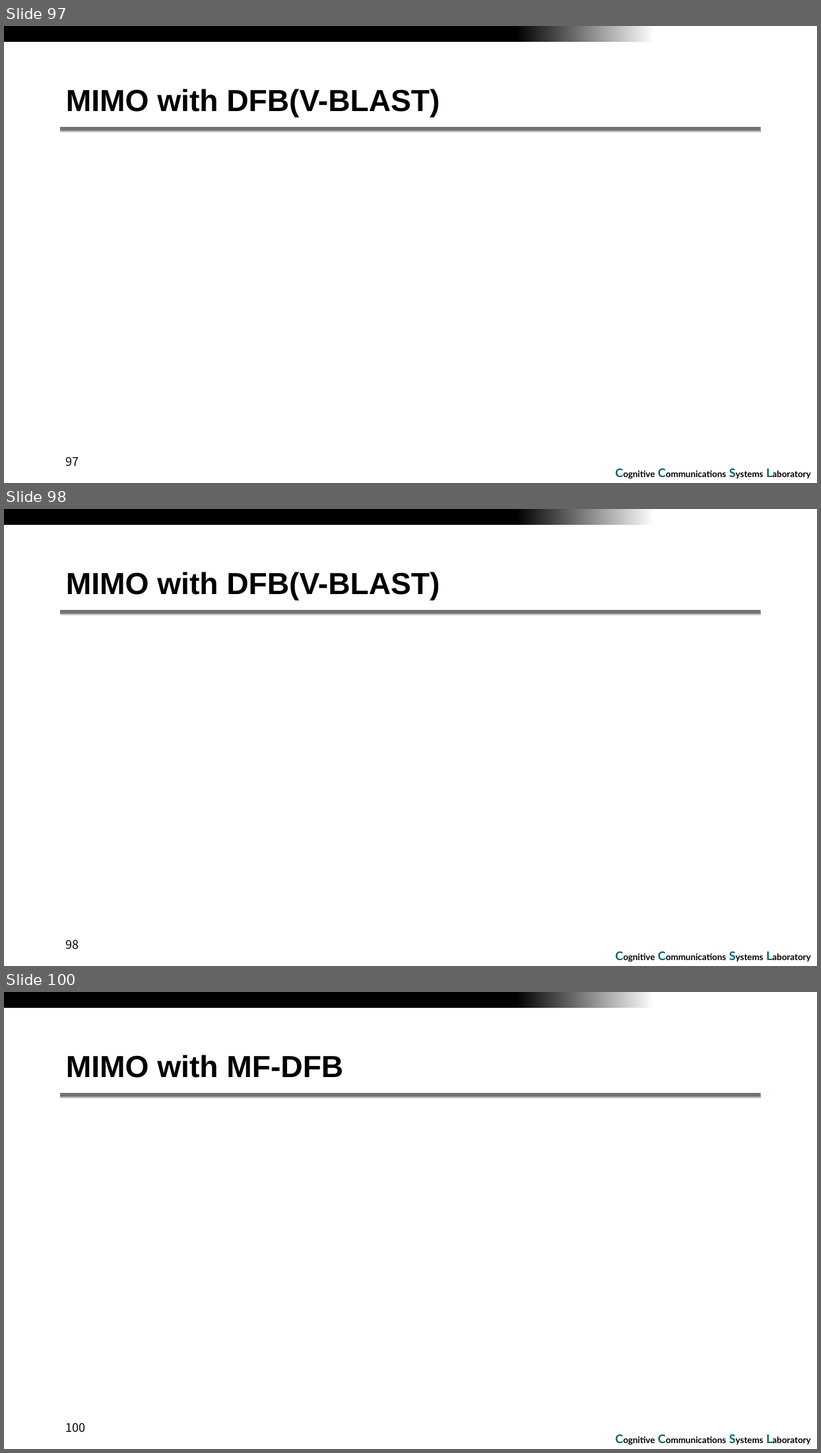
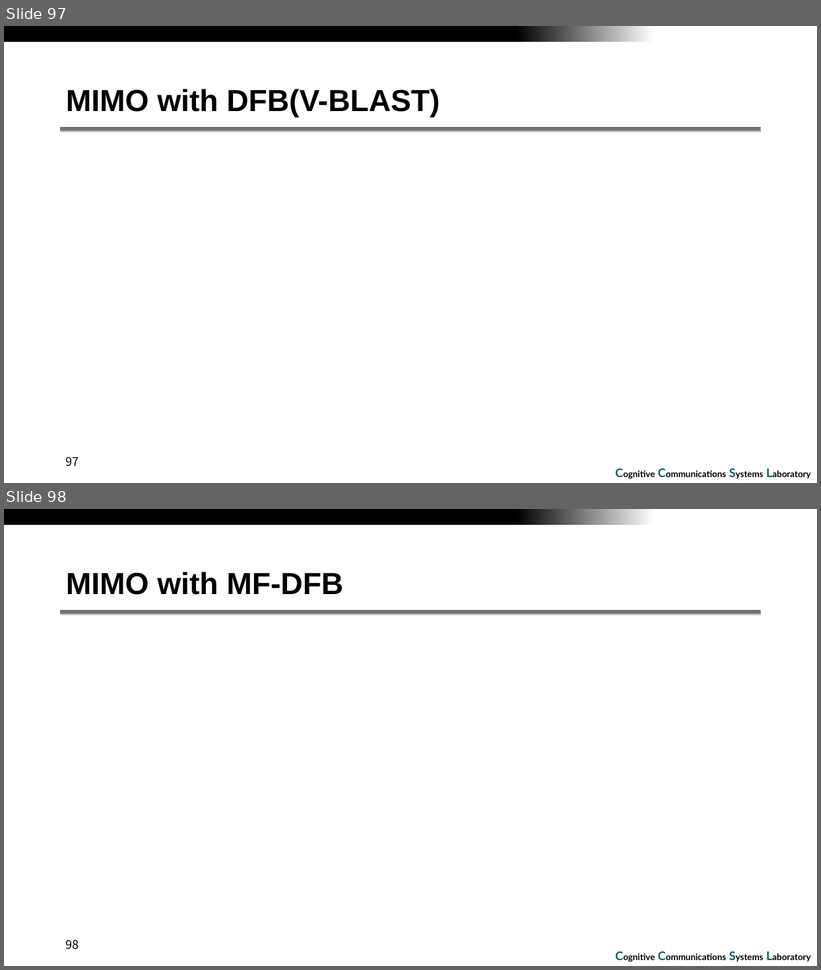
Before and after one commit to RefatHanbat/Presentation-of-SDM, a slide deck: Assignment_7_8_9.pptx. Shown one above the other, each under a label of ours: slides 97, 98 and 100 before the commit, slides 97 and 98 after it; the slides between them are not shown. The pictures are 821x1453 and 821x970 pixels, drawn with LibreOffice and Linux fonts; fonts in the diff are those of the drawing; grey boxes stand for pictures; background and template pictures are left out. Boxes give left, top, right and bottom in pixels: in the first picture for what was removed or moved away, otherwise in the second. Text is boxed around its words. In the diff, an @@ line names an element or a change of style, - is before the commit and + after.

```diff
--- a/Assignment_7_8_9.pptx
+++ b/Assignment_7_8_9.pptx
@@ slide 98 removed at <box>4,509,817,966</box>, background #FFFFFF; not listed: 3 template elements that a slide beside it also shows @@
@@ title removed at <box>66,572,440,600</box> @@
-MIMO with DFB(V-BLAST)
@@ page number removed at <box>66,940,79,950</box> @@
-98
@@ what was slide 100 is now slide 98 @@
@@ page number at <box>66,940,79,950</box>: text changed @@
-100
+98
```
Also in this commit, not shown: 1 slide changed, 1 other slide removed, 4 other files.
